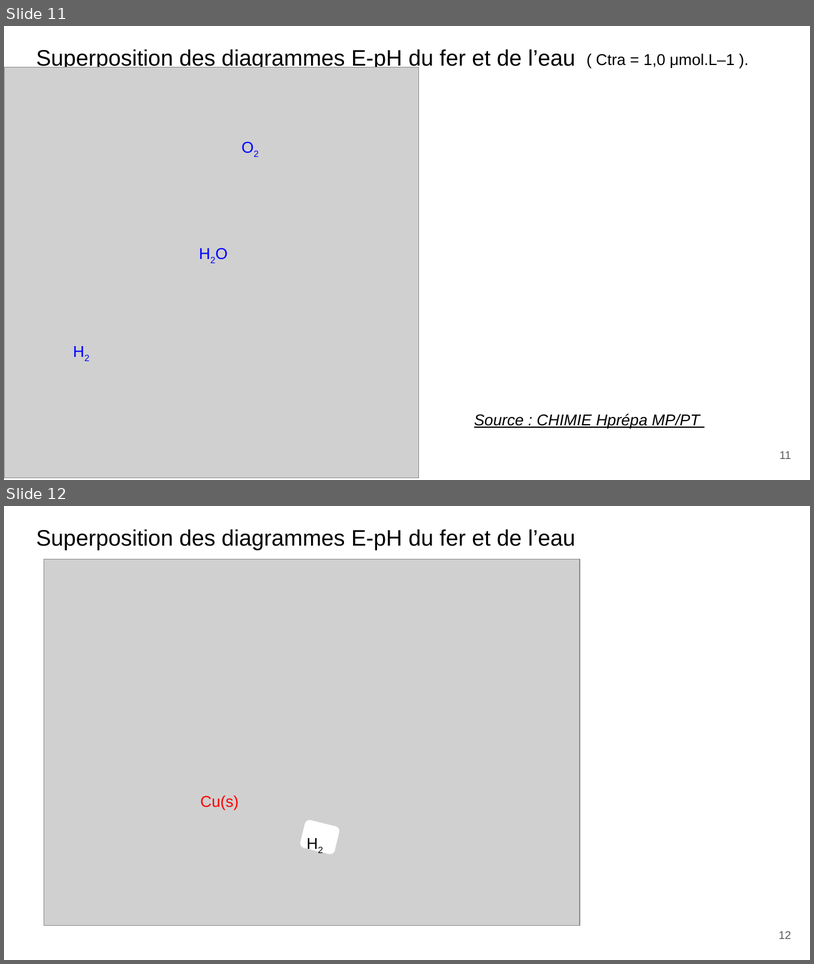
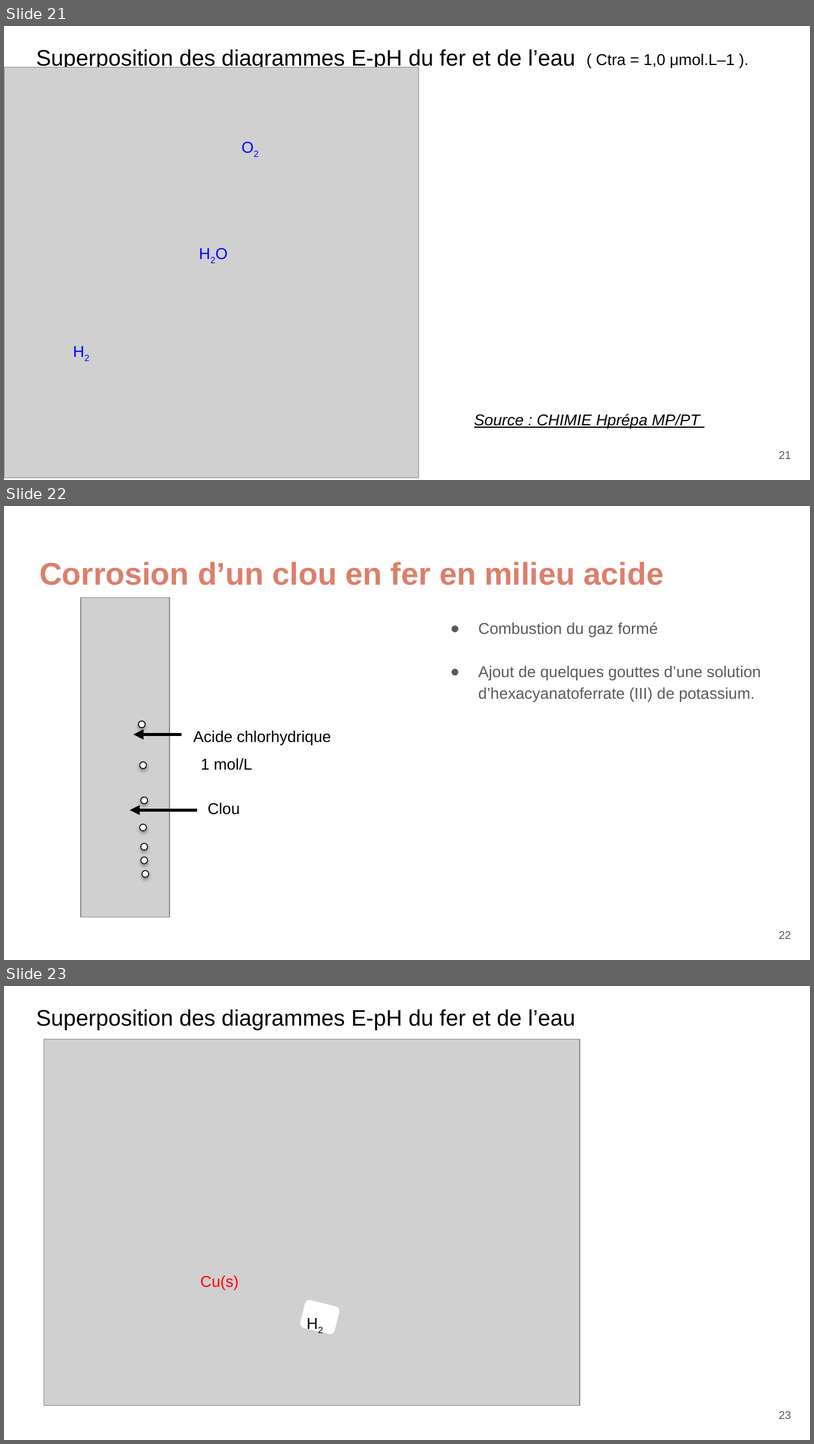
Before and after one commit to ChaponPhys/Agregation, a slide deck: Leçon chimie/LC 23/LC 23 - Diagramme potentiel-pH.pptx. Shown one above the other, each under a label of ours: slides 11 and 12 before the commit, slides 21, 22 and 23 after it. The pictures are 814x964 and 814x1444 pixels, drawn with LibreOffice and Linux fonts; fonts in the diff are those of the drawing; grey boxes stand for pictures. Boxes give left, top, right and bottom in pixels: in the first picture for what was removed or moved away, otherwise in the second. Text is boxed around its words. In the diff, an @@ line names an element or a change of style, - is before the commit and + after.

Commit message:
Ajout

```diff
--- a/Leçon chimie/LC 23/LC 23 - Diagramme potentiel-pH.pptx
+++ b/Leçon chimie/LC 23/LC 23 - Diagramme potentiel-pH.pptx
@@ slide 22 added at (4, 506, 810, 960), background #FFFFFF @@
@@ title added at (39, 562, 665, 585), 28 pt, text #DD7E6B, bold @@
+Corrosion d’un clou en fer en milieu acide
@@ picture added at (81, 598, 170, 917) @@
@@ text added at (479, 622, 761, 702), 14 pt, text #595959 @@
+● Combustion du gaz formé
+● Ajout de quelques gouttes d’une solution d’hexacyanatoferrate (III) de potassium.
@@ ellipse added at (138, 721, 145, 727), fill #FFFFFF, outline #000000 0.75 pt @@
@@ arrow added from (182, 734) to (134, 734), #000000 3 pt @@
@@ text added at (194, 730, 331, 745), 14 pt, text #000000 @@
+Acide chlorhydrique
@@ ellipse added at (140, 762, 146, 768), fill #FFFFFF, outline #000000 0.75 pt @@
@@ text added at (201, 758, 252, 770), 14 pt, text #000000 @@
+1 mol/L
@@ arrow added from (198, 810) to (130, 810), #000000 3 pt @@
@@ ellipse added at (141, 796, 147, 803), fill #FFFFFF, outline #000000 0.75 pt @@
@@ text added at (208, 802, 240, 814), 14 pt, text #000000 @@
+Clou
@@ ellipse added at (140, 824, 146, 830), fill #FFFFFF, outline #000000 0.75 pt @@
@@ ellipse added at (141, 843, 147, 850), fill #FFFFFF, outline #000000 0.75 pt @@
@@ ellipse added at (141, 857, 147, 863), fill #FFFFFF, outline #000000 0.75 pt @@
@@ ellipse added at (142, 870, 149, 877), fill #FFFFFF, outline #000000 0.75 pt @@
@@ page number added at (779, 931, 792, 939), 10 pt, text #595959 @@
+22
@@ what was slide 11 is now slide 21 @@
@@ page number at (779, 451, 792, 459): text changed @@
-11
+21
@@ what was slide 12 is now slide 23 @@
@@ page number at (779, 1411, 792, 1419): text changed @@
-12
+23
```
Also in this commit, not shown: 8 slides changed, 11 other slides added, 1 slide removed, 39 other files.
